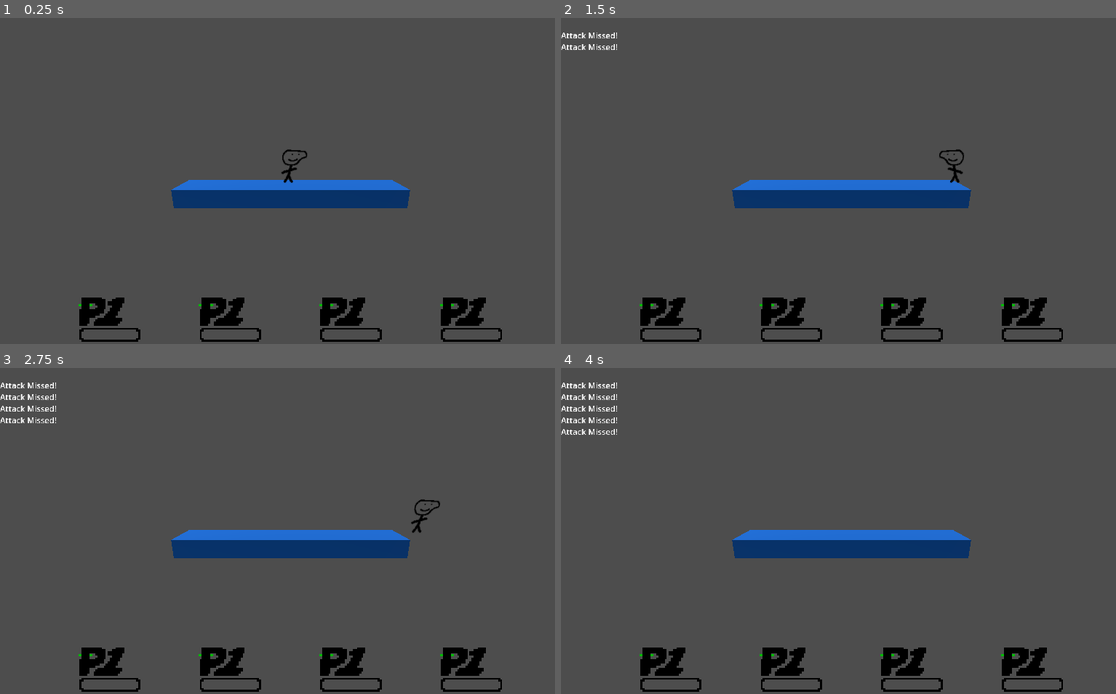
Above: before the commit, frames 1-4 (two rows, left to right).
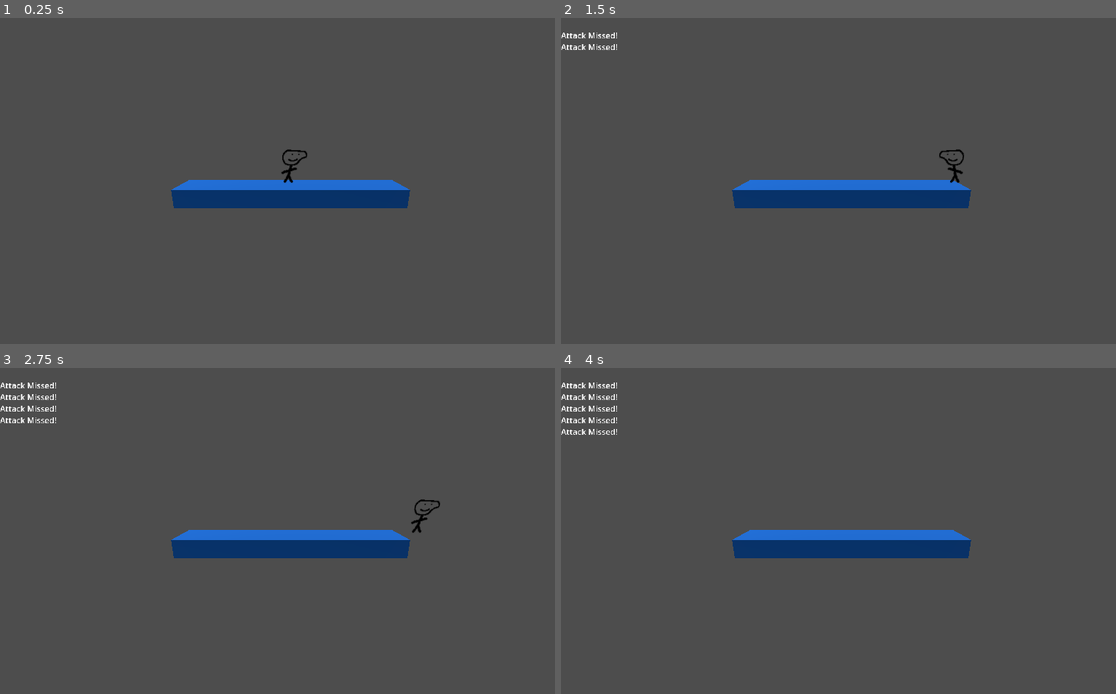
Above: after the commit, the same moments.

Repository: QuantumKya/binkle-battle
Game: Godot game, scene res://battle.tscn
Same seed, same stepped clock (60 frames per second), same inputs: the game is played once before the commit and once after it. The project has no main scene, so this scene is started directly.
Inputs (mouse positions are in pixels of both pictures, inside the frame that each line leads up to):
- Up to frame 1 (0.25 s): no input
- Up to frame 2 (1.5 s): tap Enter (ui_accept) at 0.5, 0.77 s; move the mouse to (660, 57) at 0.52 s; press the mouse at (660, 57) at 0.53 s; hold D (move_right) 0.53-1.28 s; move the mouse to (733, 197) at 1.27 s; release the mouse at (733, 197) at 1.28 s; hold A (move_left) from 1.28 s (still down); click (733, 197) at 1.35 s
- Up to frame 3 (2.75 s): tap Enter (ui_accept) at 1.52 s; move the mouse to (349, 459) at 2.02 s; release A (move_left) at 2.03 s; press the mouse at (349, 459) at 2.03 s; hold D (move_right) from 2.03 s (still down)
- Up to frame 4 (4 s): move the mouse to (821, 596) at 2.77 s; release the mouse at (821, 596) at 2.78 s; click (821, 596) at 2.85 s; tap Enter (ui_accept) at 3.02, 3.77 s; move the mouse to (1027, 579) at 3.52 s; release D (move_right) at 3.53 s; press the mouse at (1027, 579) at 3.53 s; hold A (move_left) from 3.53 s (still down)

The runs differ from the first frame. In frame 1, 2.7% of the frame differs, in the area x 14-91%, y 85-100%; in frame 2, 2.7%; in frame 3, 2.7%; in frame 4, 2.7%.
Error before the commit: Cannot call method 'add_child' on a null value. (res://player_manager.gd:29)
Error after the commit: Parse Error: Too few arguments for "sample()" call. Expected at least 1 but received 0. (res://player_ui_block.gd:23)

Commit message:
working on health bar animation :)

Diff:
--- a/battle.tscn
+++ b/battle.tscn
@@ -50,7 +50,7 @@
 
 [node name="PlayerManager" type="Node" parent="." node_paths=PackedStringArray("player_ui")]
 script = ExtResource("1_6t8i5")
-player_ui = NodePath("")
+player_ui = NodePath("../PlayerUI")
 
 [node name="DummyPlayer2" type="Area3D" parent="." node_paths=PackedStringArray("player_manager")]
 transform = Transform3D(1, 0, 0, 0, 1, 0, 0, 0, 1, 2, 0.5, 0)
--- a/globals.gd
+++ b/globals.gd
@@ -9,8 +9,8 @@
 func register_debug_label(label: RichTextLabel) -> void:
 	debug_text = label
 
-func log(message: String) -> void:
+func log(message: Variant) -> void:
 	if debug_text:
-		debug_text.log(message)
+		debug_text.log(str(message))
 	else:
 		push_warning("Debug label not added yet!")
--- a/player.gd
+++ b/player.gd
@@ -4,8 +4,8 @@
 const SPEED = 5.0
 const JUMP_VELOCITY = 4.5
 
-const player_id: int = 0
-@export var player_manager: Node
+@export var player_id: int = 0
+@export var player_manager: PlayerManager
 
 var attacking: bool = false
 @onready var attack_timer = $AttackTimer
@@ -59,10 +59,14 @@
 	for area in attack_hitbox.get_overlapping_areas():
 		mask |= (area.collision_layer >> 2)
 
-	if mask != 0:
-		var hit_players = player_manager.decode_player_mask(mask)
-		Globals.log("Players hit: ")
-		Globals.log(str(hit_players.map(func(a): return a+1)))
+	if mask == 0: return 0
+
+	var hit_players = player_manager.decode_player_mask(mask)
+	Globals.log("Players hit: ")
+	Globals.log(str(hit_players.map(func(a): return a+1)))
+	for target in hit_players:
+		player_manager.deal_damage(player_id, target, 10)
+
 	return mask
 
 func set_flip(scl: float):
--- a/player_manager.gd
+++ b/player_manager.gd
@@ -1,8 +1,7 @@
 extends Node
 class_name PlayerManager
 
-@export var player_ui: HBoxContainer
-const player_ui_block = preload("res://player_ui_block.tscn")
+@export var player_ui: Control
 
 var player_count: int = 0
 var player_states: Dictionary = {}
@@ -22,11 +21,7 @@
 		"losses": 0,
 	}
 
-	var pui: Control = player_ui_block.instantiate()
-	pui.set_size(Vector2(4, 4))
-	pui.name = "Player " + str(player_id + 1)
-	pui.player_number = player_id + 1
-	player_ui.add_child(pui)
+	player_ui.add_player(player_id)
 
 func init_attack(player_id: int, attackbox: Area3D) -> void:
 	var hitmask := 0
@@ -48,11 +43,14 @@
 
 func deal_damage(dealer_id: int, recipient_id: int, damage: int) -> void:
 	player_states[recipient_id].health -= damage
+	Globals.log("Player " + str(dealer_id) + " hit Player " + str(recipient_id) + ", dealing " + str(damage) + " damage!")
+	Globals.log("Player " + str(recipient_id) + " left with " + str(player_states[recipient_id].health) + " health.")
 	if player_states[recipient_id].health <= 0:
 		player_states[recipient_id].health = 0
-		player_states[dealer_id].wins += 1
-		player_states[recipient_id].losses += 1
-	player_ui.find_child("Player " + str(recipient_id + 1)).set_health_value(player_states[recipient_id].health / player_health)
+		player_scores[dealer_id].wins += 1
+		player_scores[recipient_id].losses += 1
+	var recip_health_percent: float = player_states[recipient_id].health / float(player_health)
+	player_ui.set_health_value(recipient_id, recip_health_percent)
 
 
 # Called when the node enters the scene tree for the first time.
--- /dev/null
+++ b/player_ui.gd
@@ -0,0 +1,24 @@
+extends Control
+
+const player_ui_block: PackedScene = preload("res://player_ui_block.tscn")
+
+# Called when the node enters the scene tree for the first time.
+func _ready() -> void:
+	pass # Replace with function body.
+
+func add_player(player_id: int) -> void:
+	var pui: Control = player_ui_block.instantiate()
+	pui.name = "Player " + str(player_id + 1)
+	pui.player_number = player_id + 1
+	$HBoxContainer.add_child(pui);
+	for ch in $HBoxContainer.get_children():
+		$HBoxContainer.move_child(ch, ch.name.split(" ")[1].to_int() - 1)
+
+func set_health_value(player_id: int, val: float) -> void:
+	if player_id < 0 or player_id > $HBoxContainer.get_children().size(): return
+	$HBoxContainer.get_node("Player " + str(player_id + 1)).set_health(val)
+
+
+# Called every frame. 'delta' is the elapsed time since the previous frame.
+func _process(delta: float) -> void:
+	pass
--- a/player_ui.tscn
+++ b/player_ui.tscn
@@ -1,6 +1,6 @@
 [gd_scene load_steps=2 format=3 uid="uid://dlav0k66uakoe"]
 
-[ext_resource type="PackedScene" uid="uid://cvoiyxtggrmli" path="res://player_ui_block.tscn" id="1_lwipk"]
+[ext_resource type="Script" uid="uid://b2txqnh487caf" path="res://player_ui.gd" id="1_5m0x8"]
 
 [node name="PlayerUI" type="Control"]
 layout_mode = 3
@@ -9,6 +9,7 @@
 anchor_bottom = 1.0
 grow_horizontal = 2
 grow_vertical = 2
+script = ExtResource("1_5m0x8")
 
 [node name="HBoxContainer" type="HBoxContainer" parent="."]
 layout_mode = 1
@@ -23,23 +24,3 @@
 size_flags_horizontal = 3
 size_flags_vertical = 4
 alignment = 1
-
-[node name="Control" parent="HBoxContainer" instance=ExtResource("1_lwipk")]
-layout_mode = 2
-size_flags_horizontal = 3
-size_flags_vertical = 1
-
-[node name="Control2" parent="HBoxContainer" instance=ExtResource("1_lwipk")]
-layout_mode = 2
-size_flags_horizontal = 3
-size_flags_vertical = 1
-
-[node name="Control3" parent="HBoxContainer" instance=ExtResource("1_lwipk")]
-layout_mode = 2
-size_flags_horizontal = 3
-size_flags_vertical = 1
-
-[node name="Control4" parent="HBoxContainer" instance=ExtResource("1_lwipk")]
-layout_mode = 2
-size_flags_horizontal = 3
-size_flags_vertical = 1
--- a/player_ui_block.gd
+++ b/player_ui_block.gd
@@ -1,16 +1,27 @@
 extends Control
 
 @export var player_number: int = 1
+
+const lerpPlan: Curve = preload("res://stuff/healthlerpcurve.tres")
+var lerping: bool = false
+var targetValue: float = 1.0
+var beginValue: float = 1.0
+
 
 # Called when the node enters the scene tree for the first time.
 func _ready() -> void:
 	var fname = "res://sprites/ui/p" + str(player_number) + ".png"
 	$PlayerText.texture = load(fname)
 
-func set_health_value(val: float) -> void:
-	$AspectRatioContainer/HealthBar.value = val
-
+func set_health(val: float) -> void:
+	lerping = true
+	$Timer.start()
 
 # Called every frame. 'delta' is the elapsed time since the previous frame.
 func _process(delta: float) -> void:
-	pass
+	if lerping:
+		$HealthBar.value = beginValue + lerpPlan.sample()
+
+
+func _on_timer_timeout() -> void:
+	pass # Replace with function body.
--- a/player_ui_block.tscn
+++ b/player_ui_block.tscn
@@ -17,8 +17,8 @@
 grow_horizontal = 2
 grow_vertical = 2
 scale = Vector2(4, 4)
-size_flags_horizontal = 4
-size_flags_vertical = 4
+size_flags_horizontal = 3
+size_flags_vertical = 3
 ratio = 1.3333
 script = ExtResource("1_vvl0s")
 
@@ -27,6 +27,7 @@
 max_value = 1.0
 step = 0.01
 value = 1.0
+nine_patch_stretch = true
 texture_progress = ExtResource("1_6h6yc")
 
 [node name="HealthOutline" type="TextureRect" parent="."]
--- /dev/null
+++ b/stuff/healthlerpcurve.tres
@@ -0,0 +1,6 @@
+[gd_resource type="Curve" format=3 uid="uid://bsrv1v6o01sdb"]
+
+[resource]
+_data = [Vector2(0, 0), 0.0, 1.4, 0, 0, Vector2(0.4, 0.7), 1.42244, 1.42244, 0, 0, Vector2(1, 1), 0.0, 0.0, 0, 0]
+point_count = 3
+metadata/_snap_enabled = true
Not shown, added: player_ui.gd.uid
